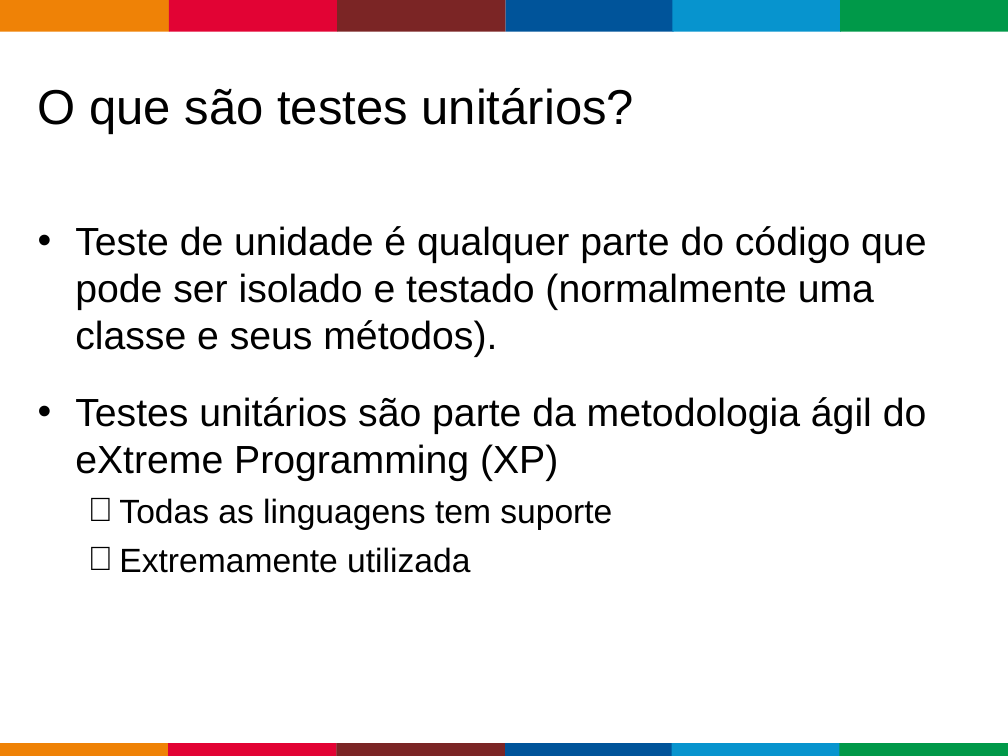
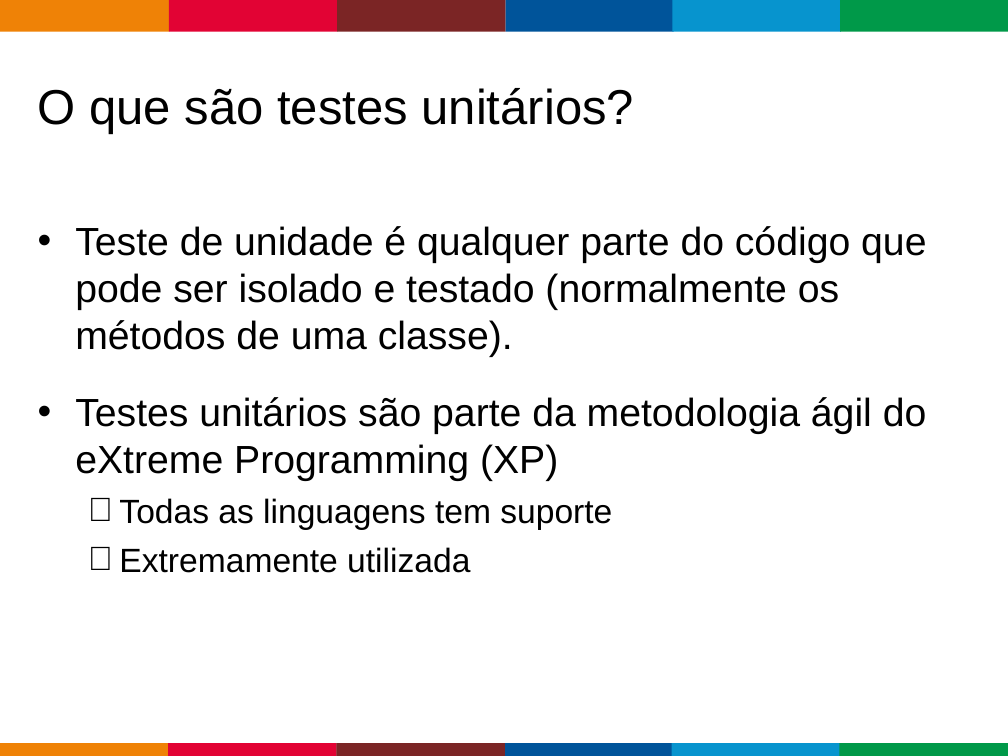
Before and after one commit to bravesoftdz/tdc-2017, a slide deck: slide 5 of Apresentação/Unittest.ppt. Drawn at 1008x756 pixels with LibreOffice and Linux fonts; fonts in the diff are those of the drawing; background and template pictures are left out. Boxes give left, top, right and bottom in pixels: in the first picture for what was removed or moved away, otherwise in the second. Text is boxed around its words. In the diff, an @@ line names an element or a change of style, - is before the commit and + after.

```diff
--- a/Apresentação/Unittest.ppt
+++ b/Apresentação/Unittest.ppt
@@ text at bbox=[75, 226, 926, 357]: text changed @@
-• Teste de unidade é qualquer parte do código que pode ser isolado e testado (normalmente uma classe e seus métodos).
+• Teste de unidade é qualquer parte do código que pode ser isolado e testado (normalmente os métodos de uma classe).
```
Also in this commit, not shown: 3 other slides changed, 3 slides added, 1 slide removed, 2 other files.
